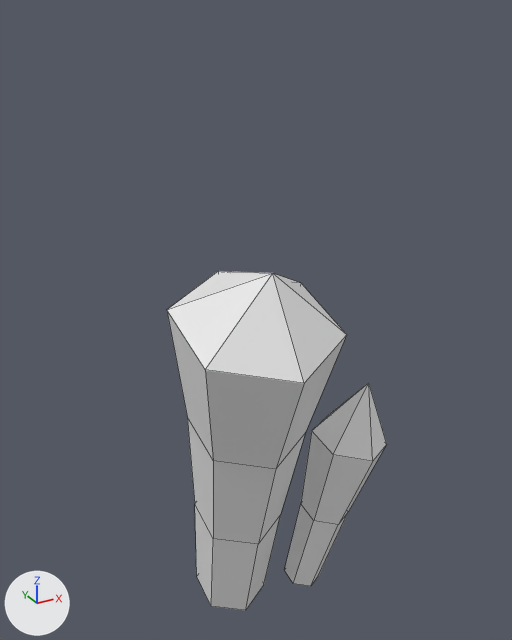
Renders of the FBX model Balloon/Crystals2.fbx from each side of a commit.
Camera for both pictures: a 50 mm lens placed at (-1.094, -1.756, 1.405), pointed at (-0.086, 0.077, 0.488). Every picture has the same lights, and +X, +Y and +Z are marked at lower left. Mesh edges are drawn as thin lines.
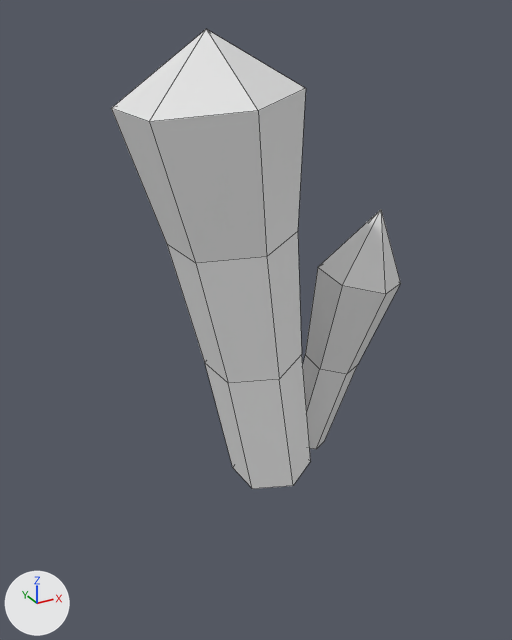
Diff of the bpy script that builds the scene:
```diff
--- a/Balloon/Crystals2.fbx.py
+++ b/Balloon/Crystals2.fbx.py
@@ me_cylinder_004 @@
 me_cylinder_004.from_pydata(...)  # 44 vertices, 44 faces; spans x -0.402..0.36, y -0.347..0.25, z -0.637..0.728
 # used by ob_cylinder; location = (0.0, 0.0, 0.0)
+# me_cylinder_004 part 1: the loose piece of 25 vertices spanning x -0.402..0.057, y -0.347..0.25, z -0.637..0.728 is multiplied about its middle by the matrix ((0.993, 0.008, -0.121), (0.027, 0.96, 0.278), (0.119, -0.28, 0.953)), then moved by (-0.005, 0.012, 0.632)
+# me_cylinder_004 part 2: the loose piece of 19 vertices spanning x 0.025..0.36, y -0.16..0.115, z -0.608..0.214 is moved by (0.0, 0.0, 0.617)
```

Pixel boxes [x1, y1, x2, y2] of what changed, in the pictures (512 x 640 px; the box of a moved part takes in the faces that stretch with it):
'Cylinder', reshaped (32% wider, 36% taller)
    before: [167, 271, 387, 610]
    after: [111, 29, 401, 489]
part 1 of me_cylinder_004, moved or reshaped
    before: [167, 271, 347, 610]
    after: [111, 29, 310, 489]
part 2 of me_cylinder_004, moved or reshaped
    before: [284, 383, 387, 586]
    after: [303, 210, 401, 449]
